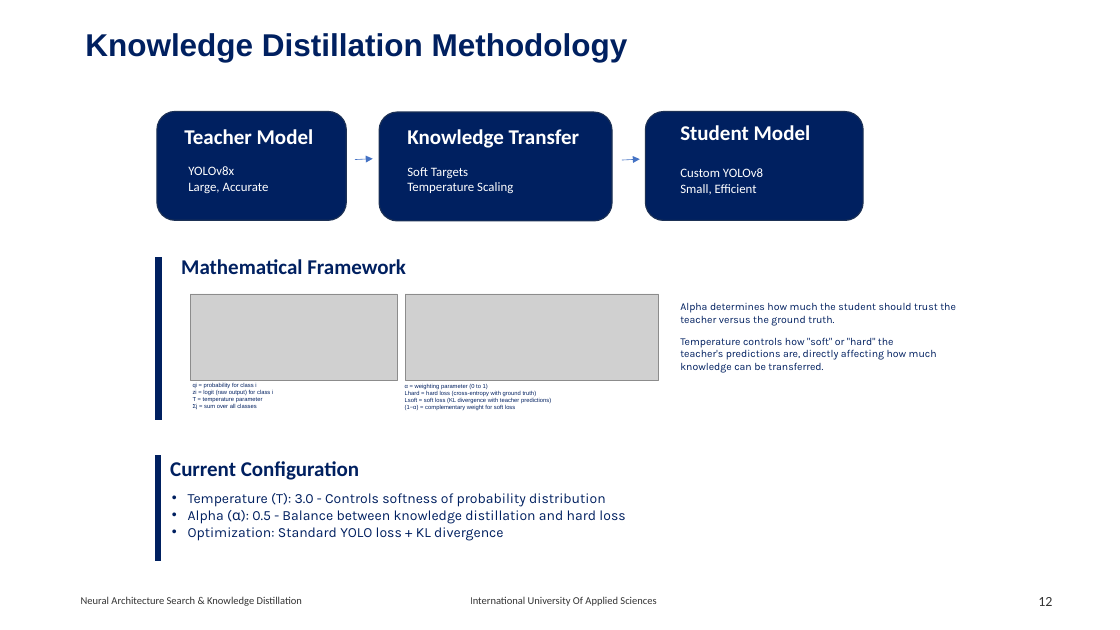
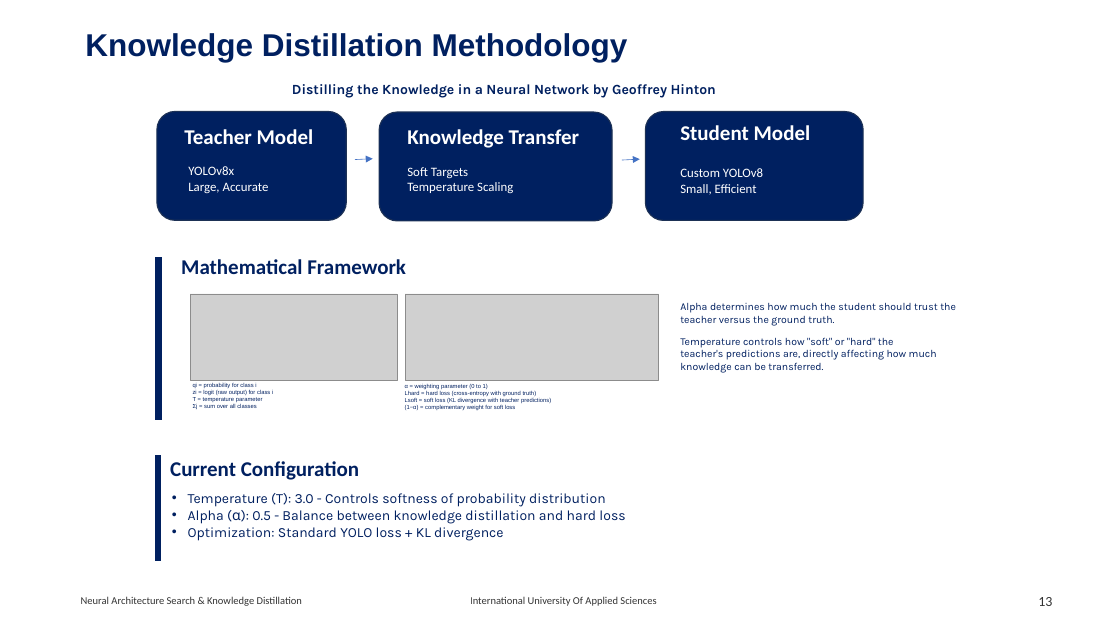
Before and after one commit to RajeshRamadas/yolov8-model-optimization, a slide deck: slide 13 of 01-Project-management/presentation/KnowledgeDistillation.pptx (slide 12 before the commit). Drawn at 1120x630 pixels with LibreOffice and Linux fonts; fonts in the diff are those of the drawing; grey boxes stand for pictures. Boxes give left, top, right and bottom in pixels: in the first picture for what was removed or moved away, otherwise in the second. Text is boxed around its words. In the diff, an @@ line names an element or a change of style, - is before the commit and + after.

```diff
--- a/01-Project-management/presentation/KnowledgeDistillation.pptx
+++ b/01-Project-management/presentation/KnowledgeDistillation.pptx
@@ text added at (292,84,716,98), 12 pt, text #002060, bold @@
+Distilling the Knowledge in a Neural Network by Geoffrey Hinton
@@ page number at (1038,597,1052,606): text changed @@
-12
+13
```
Also in this commit, not shown: 2 slides added, 1 slide removed.
